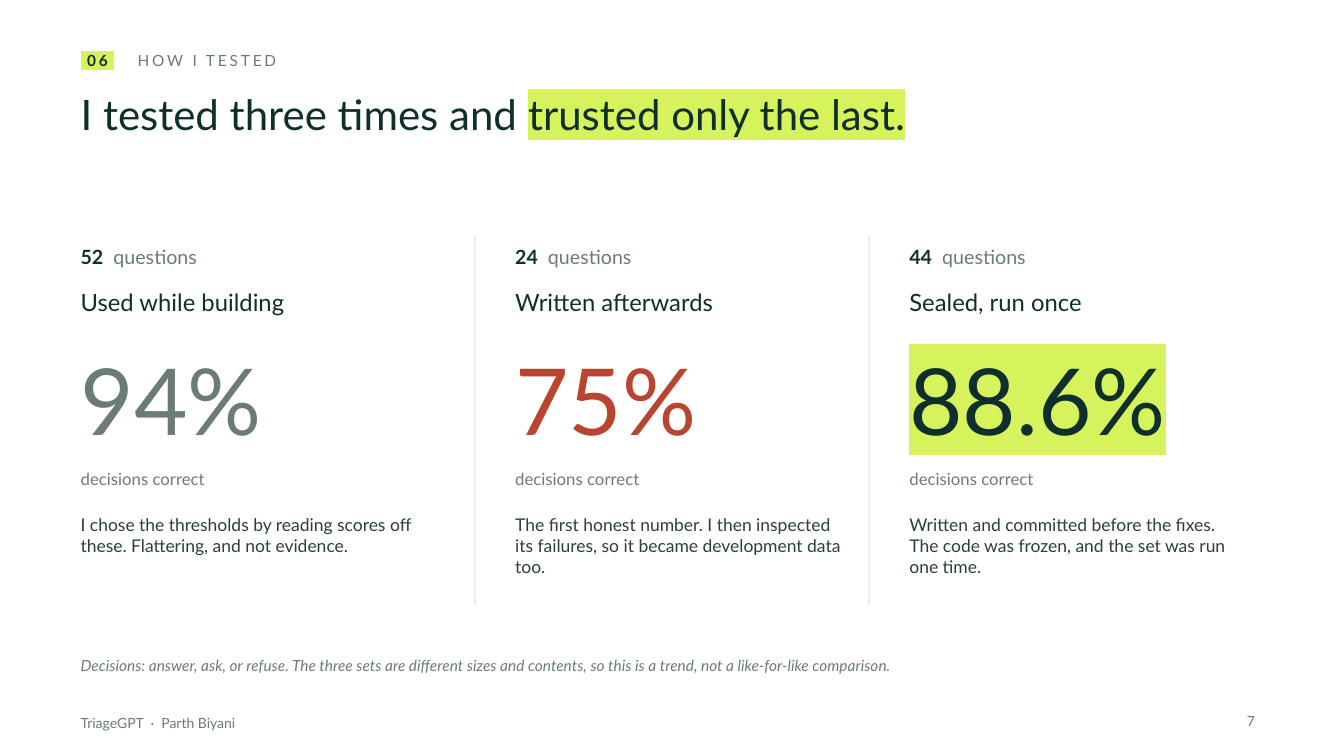
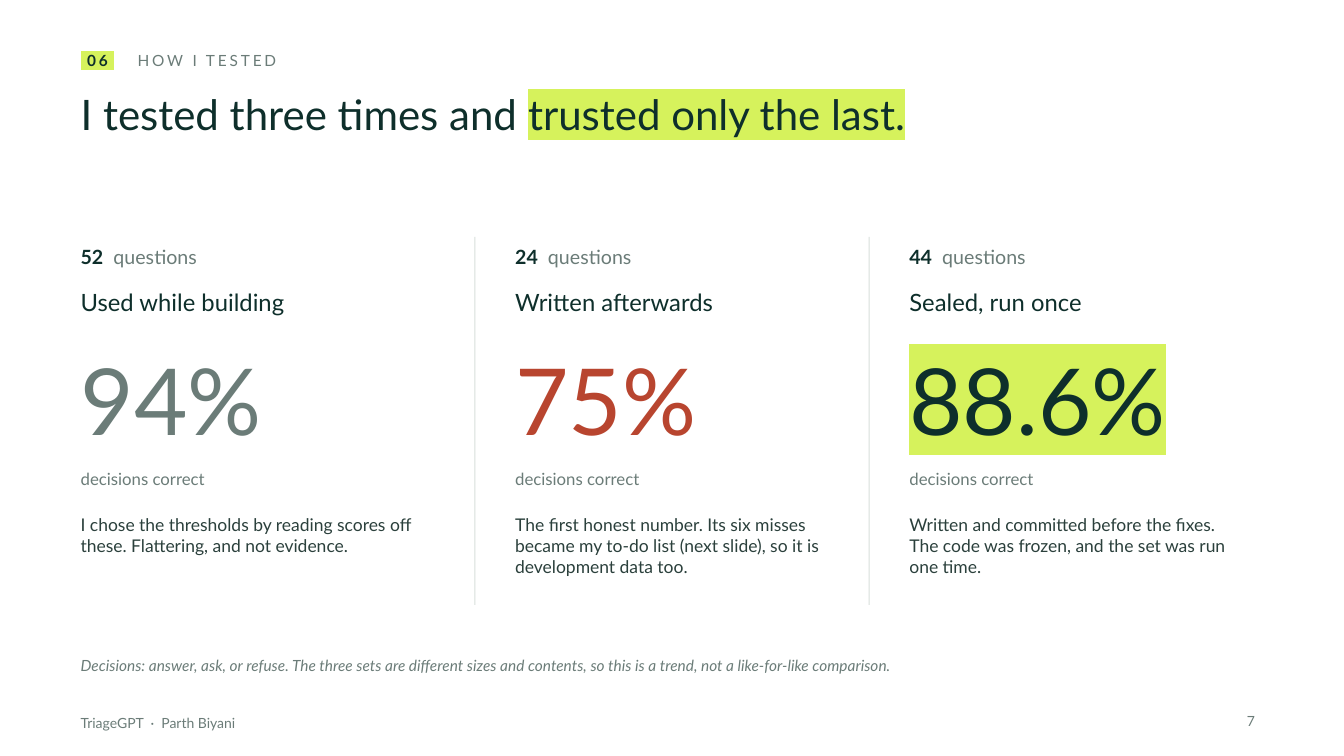
Before and after one commit to ParthBiyani/AI-Troubleshooting-Assistant, a slide deck: slide 7 of docs/presentation/TriageGPT_deck.pptx. Drawn at 1344x756 pixels with LibreOffice and Linux fonts; fonts in the diff are those of the drawing. Boxes give left, top, right and bottom in pixels: in the first picture for what was removed or moved away, otherwise in the second. Text is boxed around its words. In the diff, an @@ line names an element or a change of style, - is before the commit and + after.

```diff
--- a/docs/presentation/TriageGPT_deck.pptx
+++ b/docs/presentation/TriageGPT_deck.pptx
@@ text at [515,518,819,576]: text changed @@
-The first honest number. I then inspected its failures, so it became development data too.
+The first honest number. Its six misses became my to-do list (next slide), so it is development data too.
```
Also in this commit, not shown: 4 other slides changed, 1 slide added.
